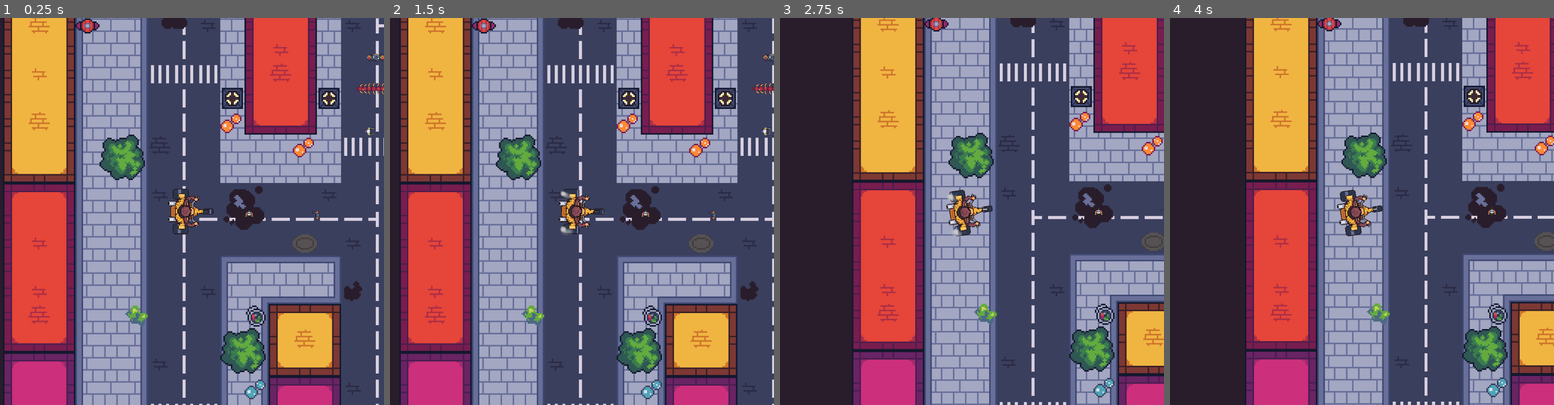
Above: before the commit, frames 1-4 (left to right).
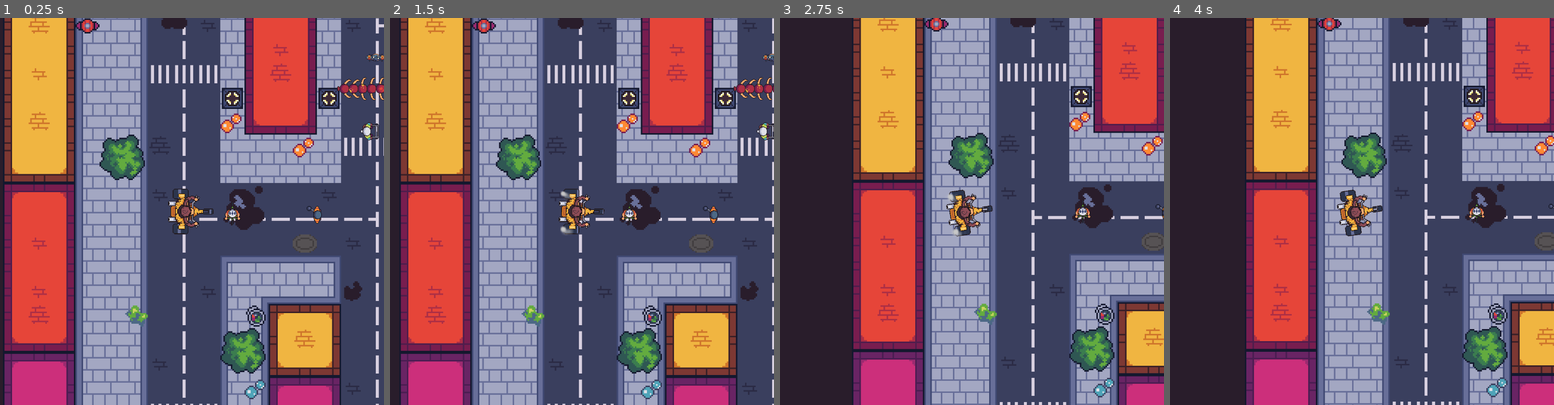
Above: after the commit, the same moments.

Repository: freesstylers/GoofyAhhCar
Game: Godot game, scene res://Assets/Scenes/Maps/Prueba Tileset 1.tscn
The game is run twice, just before and just after one commit, with the same random seed, the same clock (stepped at 60 frames per second) and the same inputs. This scene is started directly instead of the project's main scene.
Inputs:
- Up to frame 1 (0.25 s): no input
- Up to frame 2 (1.5 s): hold Right (right) 0.53-1.28 s; tap E (horny) at 0.6, 1.35 s; hold Down (back) from 1.28 s (still down)
- Up to frame 3 (2.75 s): release Down (back) at 2.03 s; hold Right (right) from 2.03 s (still down); tap E (horny) at 2.1 s
- Up to frame 4 (4 s): release Right (right) at 2.78 s; hold Space (Accelerate) 2.78-3.53 s; tap E (horny) at 2.85, 3.6 s; hold Left (left) from 3.53 s (still down)

The runs differ from the first frame. In frame 1, 0.7% of the frame differs, in the area x 58-100%, y 15-54%; in frame 2, 0.6%; in frame 3, 0.1%; in frame 4, 0.1%.

Commit message:
NPCs escalados

Diff:
--- a/clusy-cart/Assets/Prefabs/NPC/Ciclista/CiclistaNPC.tscn
+++ b/clusy-cart/Assets/Prefabs/NPC/Ciclista/CiclistaNPC.tscn
@@ -19,6 +19,7 @@
 [node name="CiclistaNpc" type="CharacterBody2D" node_paths=PackedStringArray("deathSound")]
 position = Vector2(442, 191)
 rotation = 1.5708
+scale = Vector2(2, 2)
 script = ExtResource("1_d67bn")
 npcType = 1
 deathSound = NodePath("DeathSound")
--- a/clusy-cart/Assets/Prefabs/NPC/NormalNpc.tscn
+++ b/clusy-cart/Assets/Prefabs/NPC/NormalNpc.tscn
@@ -9,10 +9,12 @@
 
 [node name="NormalNPC" type="CharacterBody2D"]
 position = Vector2(511, 378)
+scale = Vector2(2, 2)
 script = ExtResource("1_hrrqi")
 
 [node name="CollisionShape2D" type="CollisionShape2D" parent="."]
 shape = SubResource("CircleShape2D_1k27a")
+disabled = true
 
 [node name="AnimatedSprite2D" type="Sprite2D" parent="."]
 rotation = 1.5708
--- a/clusy-cart/Assets/Prefabs/NPC/Perro/PerroNPC.tscn
+++ b/clusy-cart/Assets/Prefabs/NPC/Perro/PerroNPC.tscn
@@ -17,6 +17,7 @@
 stream_0/weight = 1.0
 
 [node name="Perro" type="CharacterBody2D" node_paths=PackedStringArray("deathSound")]
+scale = Vector2(2, 2)
 script = ExtResource("1_203eq")
 npcType = 5
 deathSound = NodePath("DeathSound")
--- a/clusy-cart/Assets/Prefabs/NPC/Preso/PresoNPC.tscn
+++ b/clusy-cart/Assets/Prefabs/NPC/Preso/PresoNPC.tscn
@@ -15,6 +15,7 @@
 stream_0/weight = 1.0
 
 [node name="PresoNpc" type="CharacterBody2D" node_paths=PackedStringArray("deathSound")]
+scale = Vector2(2, 2)
 script = ExtResource("1_pxjf7")
 max = 2.0
 npcType = 4
--- a/clusy-cart/Assets/Prefabs/NPC/Vieja/ViejaNPC.tscn
+++ b/clusy-cart/Assets/Prefabs/NPC/Vieja/ViejaNPC.tscn
@@ -16,6 +16,7 @@
 
 [node name="ViejaNpc" type="CharacterBody2D" node_paths=PackedStringArray("deathSound")]
 position = Vector2(249, 76)
+scale = Vector2(2, 2)
 script = ExtResource("1_s0j2i")
 speed = 150.0
 npcType = 2
Not shown: 1 places in clusy-cart/Assets/Themes/GameUITheme.tres that only renumber resources
